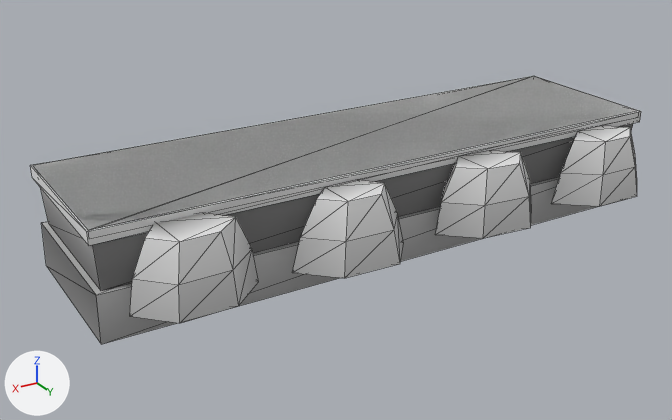
Two versions of the glTF model assets/models/halong/structures/stone_dike.glb, one commit apart.
Both versions are drawn from a 50 mm camera at (6.3, 9.85, 5.3) aimed at (0.49, 0.17, 0.46). Lighting does not change. The marker at lower left points along +X, +Y and +Z. The first picture is the older version. Mesh edges are drawn as thin lines. Vertices at exactly the same position are counted once.

In view in the first picture: 'Dike'.
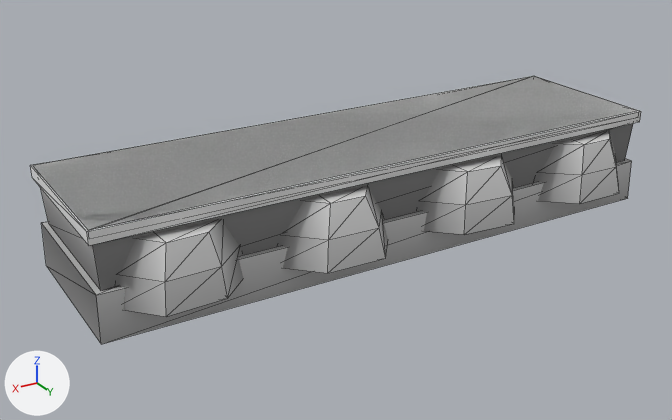
Edits to the bpy script that builds the scene:
```text
Change me_dike:
    used by ob_dike; location = (0.0, 0.0, 0.0)
    remove me_dike.from_pydata(...)  # 104 vertices, 172 faces; spans x -4.02..4.02, y -1.12..1.85, z 0.0..1.35
    add me_dike.from_pydata(...)  # 104 vertices, 172 faces; spans x -4.02..4.02, y -1.12..1.52, z 0.0..1.35
    me_dike part 1: the loose piece of 18 vertices spanning x -3.8..-2.15, y 1.0..1.81, z 0.42..1.27 is scaled about its middle by (1.07, 1.15, 0.918), then moved by (0.0, -0.4, -0.11)
    me_dike part 2: the loose piece of 18 vertices spanning x -1.81..-0.22, y 0.96..1.85, z 0.42..1.27 is scaled about its middle by (1.07, 1.15, 0.918), then moved by (0.0, -0.4, -0.11)
    me_dike part 3: the loose piece of 18 vertices spanning x 0.26..1.81, y 0.96..1.84, z 0.42..1.27 is scaled about its middle by (1.07, 1.15, 0.918), then moved by (0.0, -0.4, -0.11)
    me_dike part 4: the loose piece of 18 vertices spanning x 2.24..3.75, y 0.92..1.81, z 0.42..1.27 is scaled about its middle by (1.07, 1.15, 0.918), then moved by (0.0, -0.41, -0.11)
    me_dike part 5: 53 faces centred in x -4.0..3.62, y -0.36..1.4, z 0.2..1.27 are repainted in the vertex colours; the middle colour goes from grey #a4a4a4 to grey #949494
    me_dike part 6: 34 faces centred in x -3.61..3.59, y 1.25..1.69, z 0.42..1.27 are repainted in the vertex colours; the middle colour goes from light grey #d5d5d5 to grey #848484
    me_dike part 7: 24 faces centred in x -3.45..3.48, y -0.36..1.82, z 0.2..1.27 are repainted in the vertex colours; the middle colour goes from light grey #d5d5d5 to light grey #d0d0d0
    me_dike part 8: 25 faces centred in x -3.35..3.48, y 1.12..1.75, z 0.99..1.3 are repainted in the vertex colours; the middle colour goes from white #f3f3f3 to white #e5e5e5
```

Location of each change, [x1, y1, x2, y2] in pixels of the pictures (672 x 420 px; the box of a moved part takes in the faces that stretch with it):
part 1 of me_dike, moved or reshaped
    before: [551, 126, 637, 206]
    after: [536, 131, 619, 204]
part 2 of me_dike, moved or reshaped
    before: [435, 151, 532, 238]
    after: [419, 156, 515, 234]
part 3 of me_dike, moved or reshaped
    before: [292, 180, 404, 278]
    after: [280, 186, 388, 273]
part 4 of me_dike, moved or reshaped
    before: [130, 213, 259, 323]
    after: [117, 219, 243, 317]
part 5 of me_dike, recoloured
    before: [170, 126, 629, 221]
part 6 of me_dike, recoloured
    before: [130, 133, 637, 316]
    after: [118, 135, 619, 301]
part 7 of me_dike, edited (looks the same)
    both: [42, 182, 598, 344]
part 8 of me_dike, edited (looks the same)
    both: [87, 111, 641, 245]
